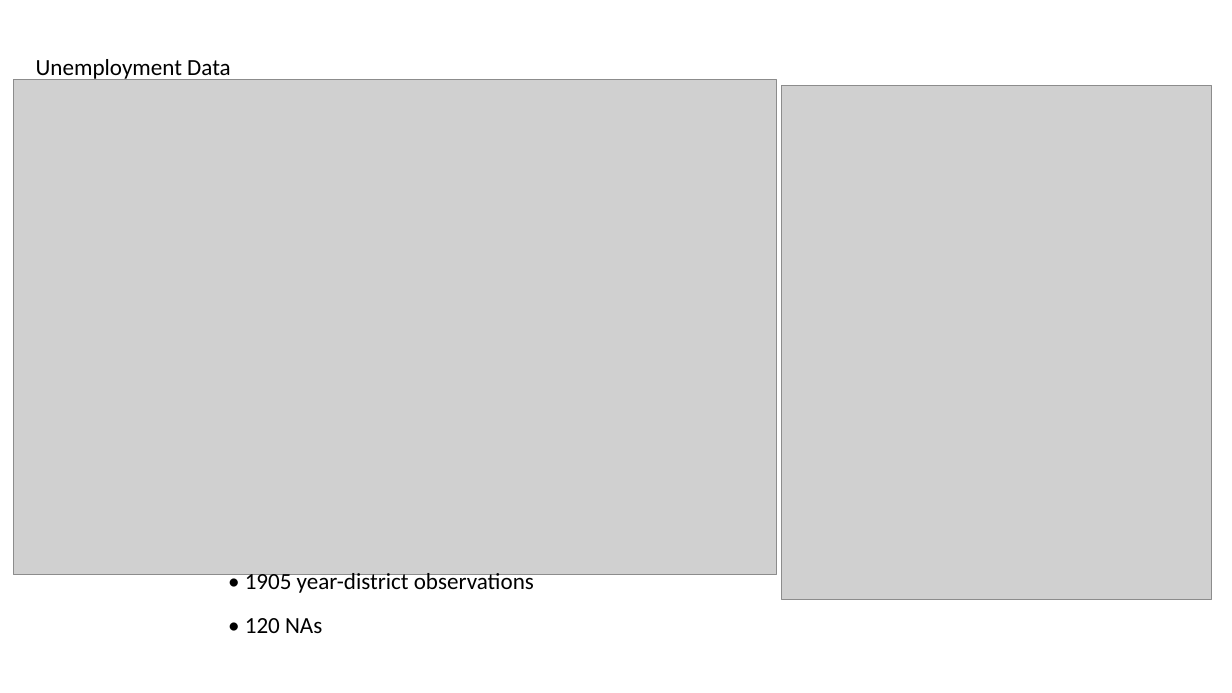
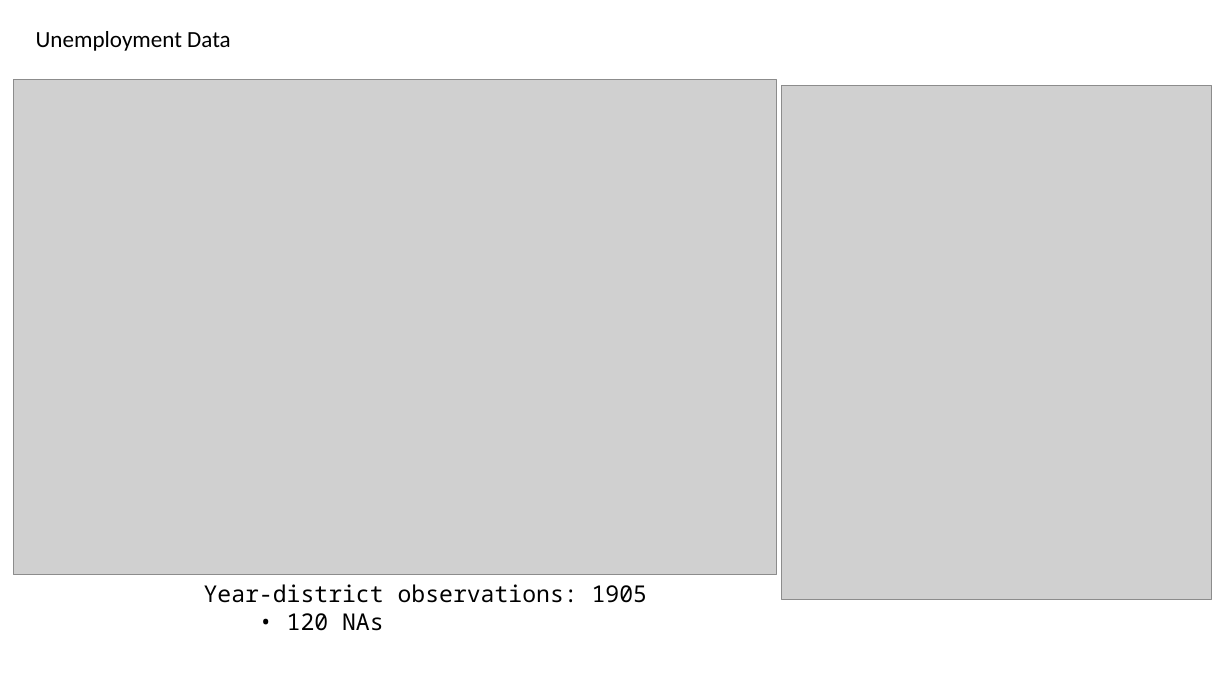
Before and after one commit to jhotchx/BlokesInBlue, a slide deck: slide 4 of Presentation_Materials/Exploratory Data Analysis sans clustering.pptx. Drawn at 1232x693 pixels with LibreOffice and Linux fonts; fonts in the diff are those of the drawing; grey boxes stand for pictures. Boxes give left, top, right and bottom in pixels: in the first picture for what was removed or moved away, otherwise in the second. Text is boxed around its words. In the diff, an @@ line names an element or a change of style, - is before the commit and + after.

```diff
--- a/Presentation_Materials/Exploratory Data Analysis sans clustering.pptx
+++ b/Presentation_Materials/Exploratory Data Analysis sans clustering.pptx
@@ text "Unemployment Data": place and size @@
-text "Unemployment Data" at box(36, 59, 231, 82)
+text "Unemployment Data" at box(36, 31, 231, 51)
@@ text at box(204, 584, 647, 631): text changed; font Calibri to Noto Sans Mono @@
-• 1905 year-district observations
+Year-district observations: 1905
+• 120 NAs
@@ text removed at box(245, 618, 322, 633) @@
-• 120 NAs
```
Also in this commit, not shown: 2 other slides changed, 2 other files.
